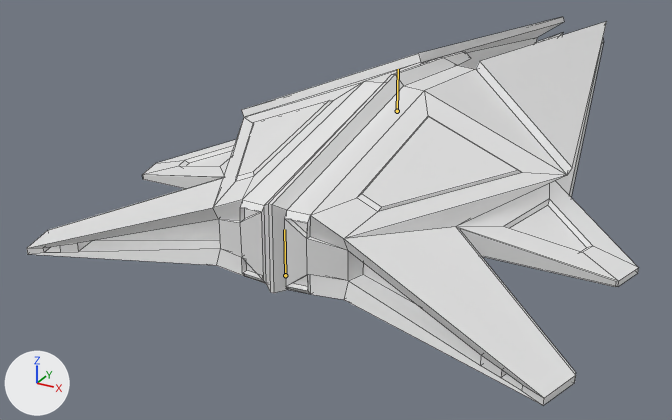
A saved change to the FBX model GameContent/Models/Ships/OmicronAnimated.fbx.
Rendered twice from a 50 mm lens placed at (0.0438, -0.1194, 0.043), pointed at (-0.0134, -0.0154, -0.0091). Arrows for +X, +Y and +Z are at lower left; the lights stay in place. Both versions are drawn at frame 41 of the action 'Take 001'; the numbers are the values there. The bones that change are drawn over the model as lines. Mesh edges are drawn as thin lines.

The first picture shows 'Omicron_High'.
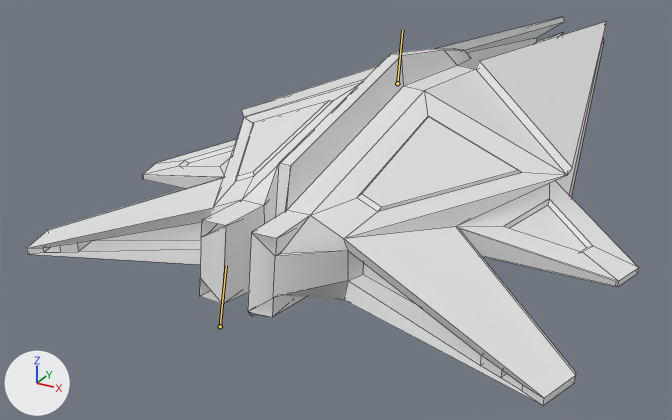
Location of each change, [x1, y1, x2, y2] in pixels of the pictures (672 x 420 px):
'Omicron_High', posed: [27, 17, 639, 405] in both
bone 'TopJoint', root to tip: before (397, 111) to (398, 69); after (397, 83) to (402, 30)
bone 'RearJoint', root to tip: before (285, 275) to (284, 229); after (220, 326) to (226, 265)

The edits, one by one:
Bone 'TopJoint' (bone_topjoint) moves from (0.0, 0.0, 0.0) to (0.0, 0.33, 0.0).
Bone 'TopJoint' (bone_topjoint) turns from (0, 0, 0) to (0, 0, -8) degrees about its own x, y and z.
Bone 'TopJoint' (bone_topjoint) is rescaled from (1.0, 1.0, 1.0) to (0.8, 1.21, 5.51).
Bone 'RearJoint' (bone_rearjoint) moves from (0.0, 0.0, 0.0) to (1.12, 0.0, 0.0).
Bone 'RearJoint' (bone_rearjoint) turns from (0, 0, 0) to (0, 0, 14) degrees about its own x, y and z.
Bone 'RearJoint' (bone_rearjoint) is rescaled from (1.0, 1.0, 1.0) to (2.07, 1.13, 1.13).
